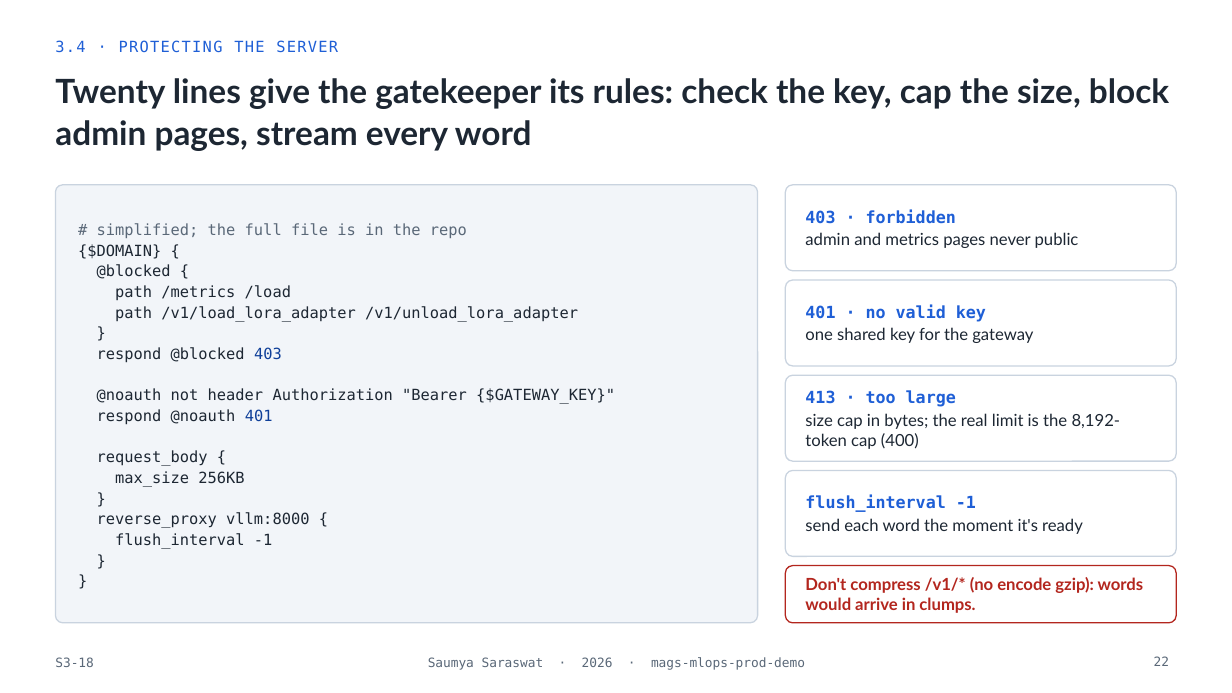
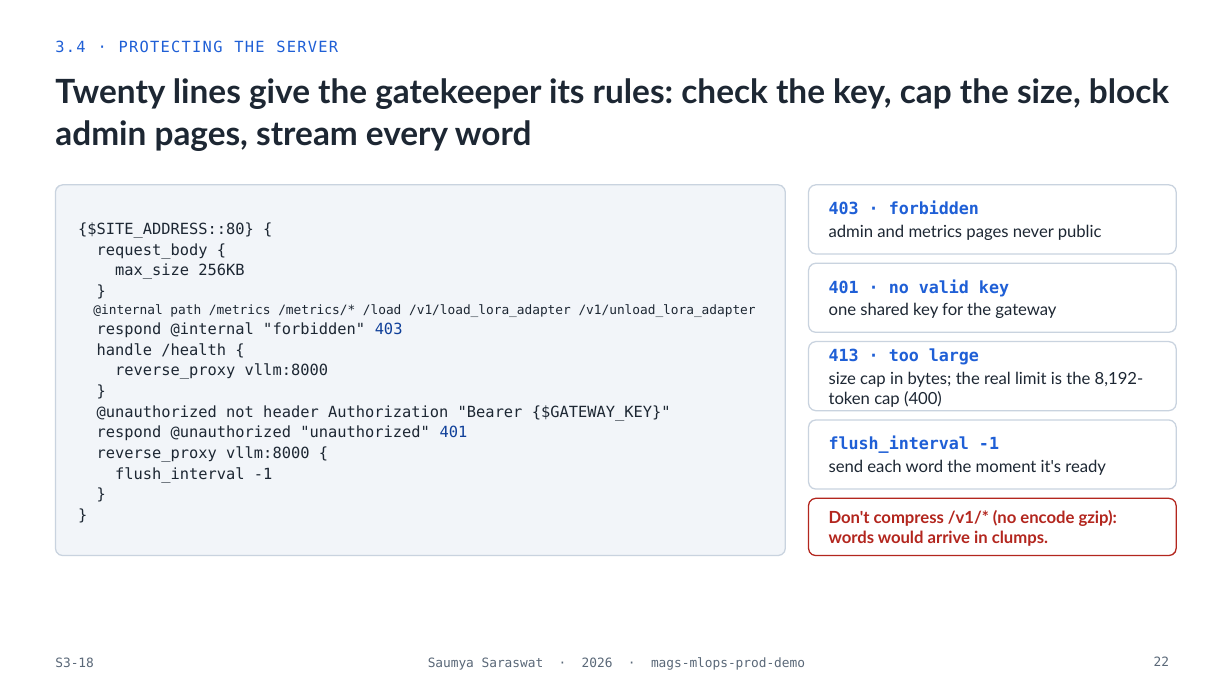
Before and after one commit to MagmaCubes1133/mags-mlops-prod-demo, a slide deck: slide 22 of docs/slides/From-Model-Weights-to-Production-Endpoints_Saumya-Saraswat.pptx. Drawn at 1232x693 pixels with LibreOffice and Linux fonts; fonts in the diff are those of the drawing; background and template pictures are left out. Boxes give left, top, right and bottom in pixels: in the first picture for what was removed or moved away, otherwise in the second. Text is boxed around its words. In the diff, an @@ line names an element or a change of style, - is before the commit and + after.

```diff
--- a/docs/slides/From-Model-Weights-to-Production-Endpoints_Saumya-Saraswat.pptx
+++ b/docs/slides/From-Model-Weights-to-Production-Endpoints_Saumya-Saraswat.pptx
@@ proportions changed in 5 elements at (809,185,1177,254), (809,263,1177,333), (809,342,1177,411), (809,420,1177,489), (55,185,786,555) @@
@@ rounded rectangle "{$SITE_ADDRESS::80} {": place and size @@
-rounded rectangle "{$SITE_ADDRESS::80} {" at (55,185,758,623)
+rounded rectangle "{$SITE_ADDRESS::80} {" at (55,185,786,555)
@@ rounded rectangle "403 · forbidden": place and size @@
-rounded rectangle "403 · forbidden" at (786,185,1177,271)
+rounded rectangle "403 · forbidden" at (809,185,1177,254)
@@ text in rounded rectangle at (78,222,254,238): text changed @@
-# simplified; the full file is in the repo
-{$DOMAIN} {
-@blocked {
-path /metrics /load
-path /v1/load_lora_adapter /v1/unload_lora_adapter
-}
-respond @blocked 403
-@noauth not header Authorization "Bearer {$GATEWAY_KEY}"
-respond @noauth 401
+{$SITE_ADDRESS::80} {
@@ rounded rectangle "401 · no valid key": place and size @@
-rounded rectangle "401 · no valid key" at (786,280,1177,366)
+rounded rectangle "401 · no valid key" at (809,263,1177,333)
@@ text in rounded rectangle at (93,304,756,441): paragraphs added @@
+@internal path /metrics /metrics/* /load /v1/load_lora_adapter /v1/unload_lora_adapter
+respond @internal "forbidden" 403
+handle /health {
+reverse_proxy vllm:8000
+}
+@unauthorized not header Authorization "Bearer {$GATEWAY_KEY}"
+respond @unauthorized "unauthorized" 401
@@ rounded rectangle "413 · too large": place and size @@
-rounded rectangle "413 · too large" at (786,375,1177,461)
+rounded rectangle "413 · too large" at (809,342,1177,411)
@@ rounded rectangle "flush_interval -1": place and size @@
-rounded rectangle "flush_interval -1" at (786,470,1177,556)
+rounded rectangle "flush_interval -1" at (809,420,1177,489)
@@ rounded rectangle "Don't compress /v1/* (no encode ...": place and size @@
-rounded rectangle "Don't compress /v1/* (no encode ..." at (786,566,1177,623)
+rounded rectangle "Don't compress /v1/* (no encode ..." at (809,498,1177,555)
```
Also in this commit, not shown: 9 other slides changed.
